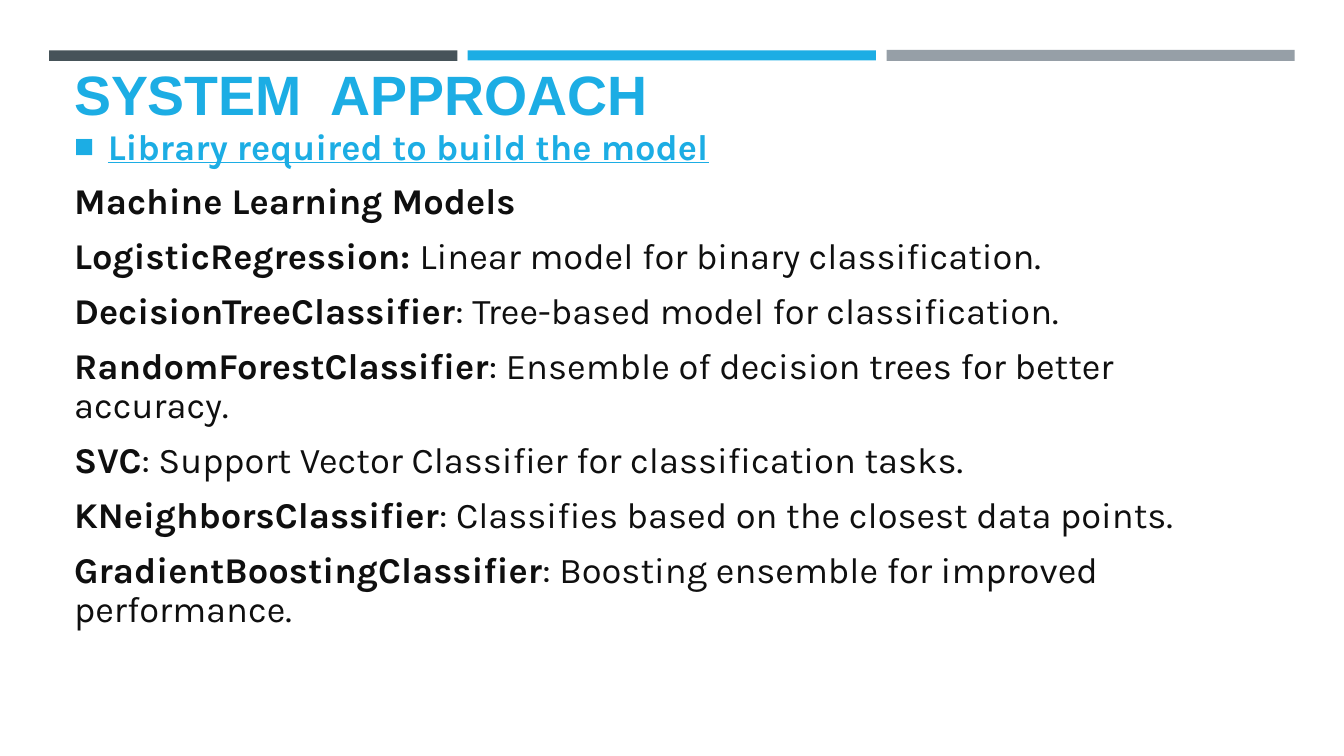
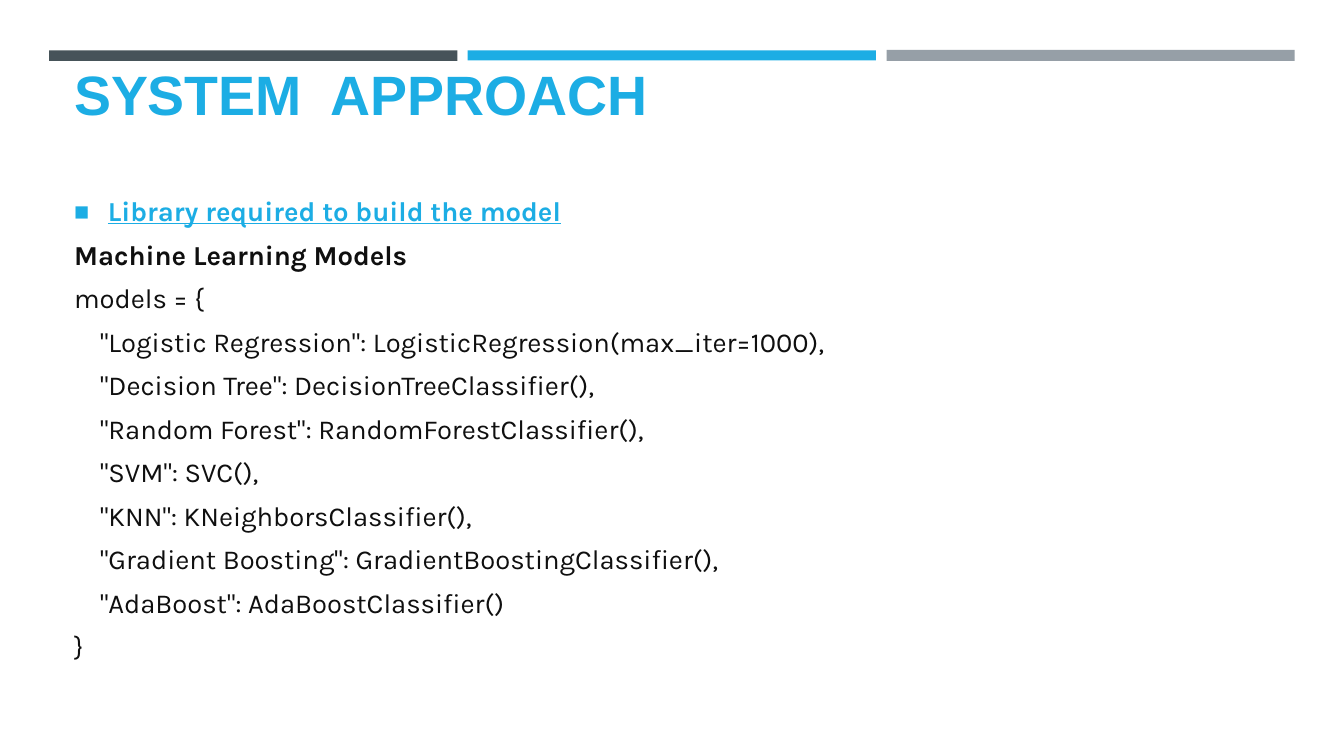
Before and after one commit to AbhisekDas01/Employee-Salary-Prediction-App, a slide deck: slide 8 of Project template.pptx. Drawn at 1344x756 pixels with LibreOffice and Linux fonts; fonts in the diff are those of the drawing; background and template pictures are left out. Boxes give left, top, right and bottom in pixels: in the first picture for what was removed or moved away, otherwise in the second. Text is boxed around its words. In the diff, an @@ line names an element or a change of style, - is before the commit and + after.

Commit message:
ppt updated

```diff
--- a/Project template.pptx
+++ b/Project template.pptx
@@ text at (74, 201, 561, 272): size 25.9 to 19.6 pt in "Library required to build the model", "Machine Learning Models"; less space between paragraphs @@
@@ text at (74, 289, 824, 616): text changed; size 25.9 to 19.6 pt @@
-LogisticRegression: Linear model for binary classification.
-DecisionTreeClassifier: Tree-based model for classification.
-RandomForestClassifier: Ensemble of decision trees for better accuracy.
-SVC: Support Vector Classifier for classification tasks.
-KNeighborsClassifier: Classifies based on the closest data points.
-GradientBoostingClassifier: Boosting ensemble for improved performance.
+models = {
+"Logistic Regression": LogisticRegression(max_iter=1000),
+"Decision Tree": DecisionTreeClassifier(),
+"Random Forest": RandomForestClassifier(),
+"SVM": SVC(),
+"KNN": KNeighborsClassifier(),
+"Gradient Boosting": GradientBoostingClassifier(),
+"AdaBoost": AdaBoostClassifier()
+}
```
Also in this commit, not shown: 6 other slides changed.
